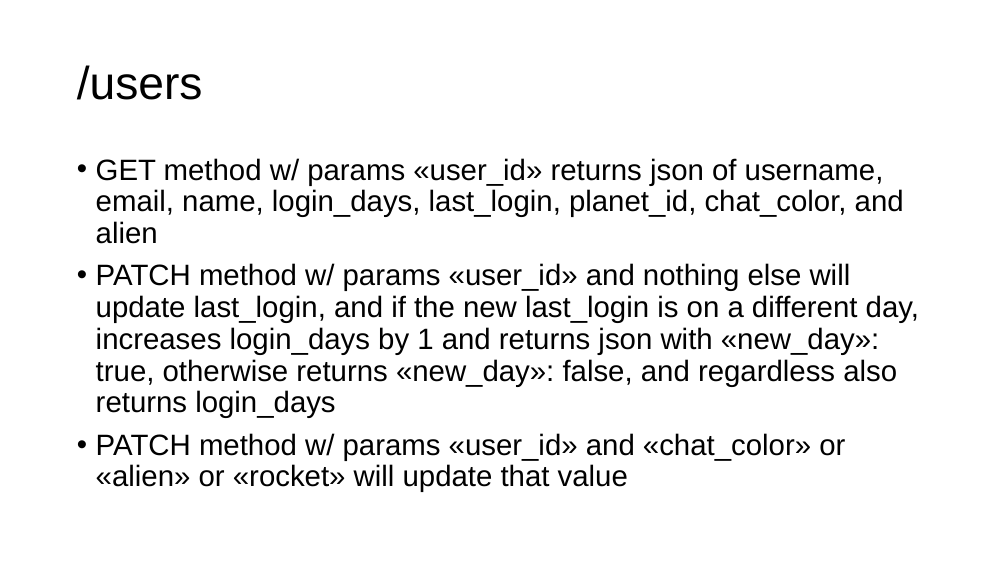
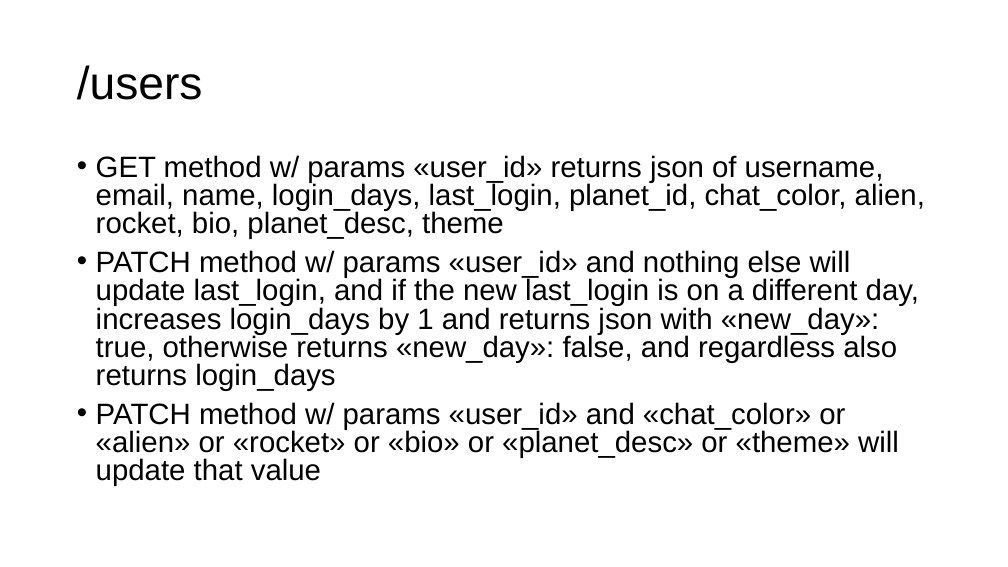
Before and after one commit to gmfk07/iu2018-backend, a slide deck: slide 20 of iu-spec-backend.pptx (slide 19 before the commit). Drawn at 1008x567 pixels with LibreOffice and Linux fonts; fonts in the diff are those of the drawing. Boxes give left, top, right and bottom in pixels: in the first picture for what was removed or moved away, otherwise in the second. Text is boxed around its words. In the diff, an @@ line names an element or a change of style, - is before the commit and + after.

```diff
--- a/iu-spec-backend.pptx
+++ b/iu-spec-backend.pptx
@@ text at (96,155,925,239): text changed @@
-• GET method w/ params «user_id» returns json of username, email, name, login_days, last_login, planet_id, chat_color, and alien
+• GET method w/ params «user_id» returns json of username, email, name, login_days, last_login, planet_id, chat_color, alien, rocket, bio, planet_desc, theme
@@ text at (96,250,919,391): line spacing 0.9 to 0.8 @@
@@ text at (96,402,899,486): text changed @@
-• PATCH method w/ params «user_id» and «chat_color» or «alien» or «rocket» will update that value
+• PATCH method w/ params «user_id» and «chat_color» or «alien» or «rocket» or «bio» or «planet_desc» or «theme» will update that value
```
Also in this commit, not shown: 1 other slide changed, 2 slides added, 4 other files.
